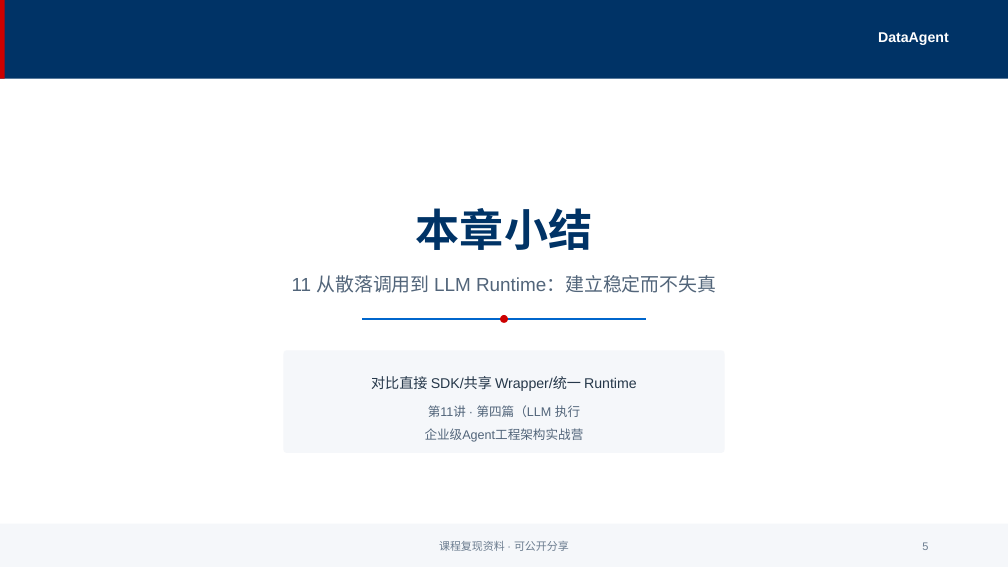
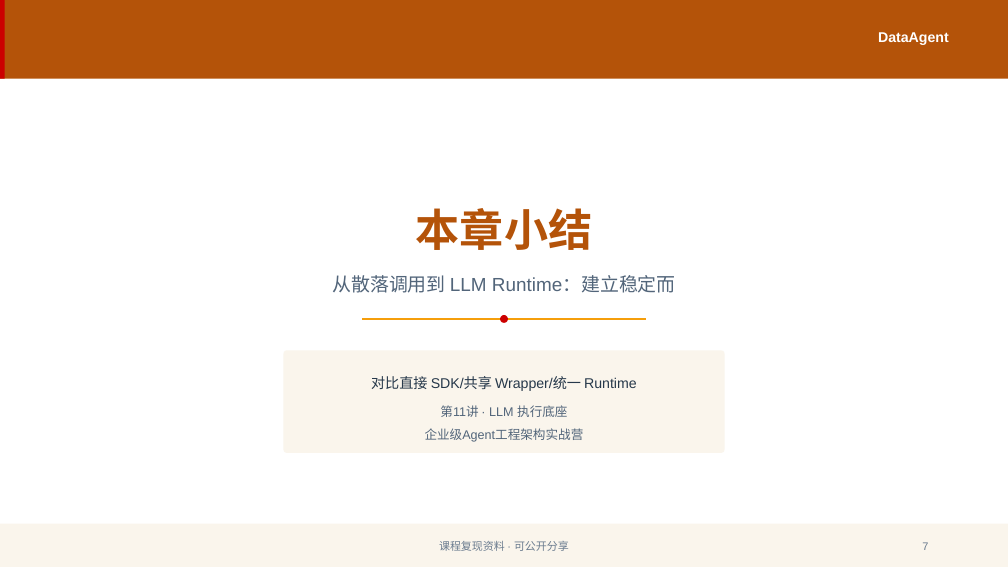
Before and after one commit to tianqiongenze/enterprise-ai-agent-architecture, a slide deck: slide 7 of chapters/pptx/part04/第11讲-从散落调用到 LLM Runtime·建立稳.pptx (slide 5 before the commit). Drawn at 1008x567 pixels with LibreOffice and Linux fonts; fonts in the diff are those of the drawing. Boxes give left, top, right and bottom in pixels: in the first picture for what was removed or moved away, otherwise in the second. Text is boxed around its words. In the diff, an @@ line names an element or a change of style, - is before the commit and + after.

```diff
--- a/chapters/pptx/part04/第11讲-从散落调用到 LLM Runtime·建立稳.pptx
+++ b/chapters/pptx/part04/第11讲-从散落调用到 LLM Runtime·建立稳.pptx
@@ rectangle at (0, 0, 1008, 79): fill #003366 to #B45309 @@
@@ text "本章小结" at (416, 208, 592, 250): text colour #003366 to #B45309 @@
@@ text at (332, 275, 676, 293): text changed @@
-11 从散落调用到 LLM Runtime：建立稳定而不失真
+从散落调用到 LLM Runtime：建立稳定而
@@ freeform shape at (362, 319, 646, 320): outline #0066CC 1.5 pt to #F59E0B 1.5 pt @@
@@ rounded rectangle at (284, 351, 724, 453): fill #F5F7FA to #FAF5EC @@
@@ text at (440, 405, 567, 417): text changed @@
-第11讲 · 第四篇（LLM 执行
+第11讲 · LLM 执行底座
@@ rectangle at (0, 524, 1008, 567): fill #F5F7FA to #FAF5EC @@
@@ text at (922, 542, 928, 550): text changed @@
-5
+7
```
Also in this commit, not shown: 3 other slides changed, 3 slides added, 1 slide removed, 45 other files.
